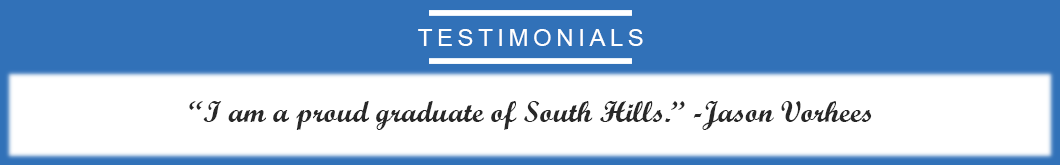
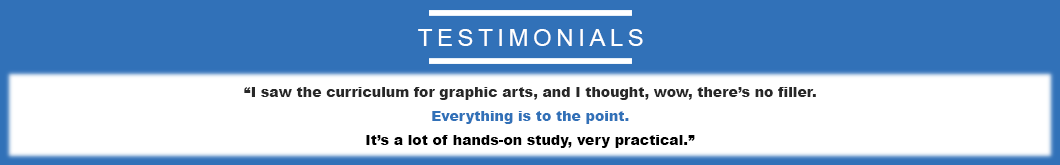
Before/after of a 1060 x 165 layered artwork. What changed in the layer stack:
added layer "“I saw the curriculum for graphic arts, and I thought, wow, the" in group "Mask" over [244, 87, 816, 148]
hid "“I am a proud graduate of South Hills.” -Jason Vorhees" over [189, 101, 872, 130]
